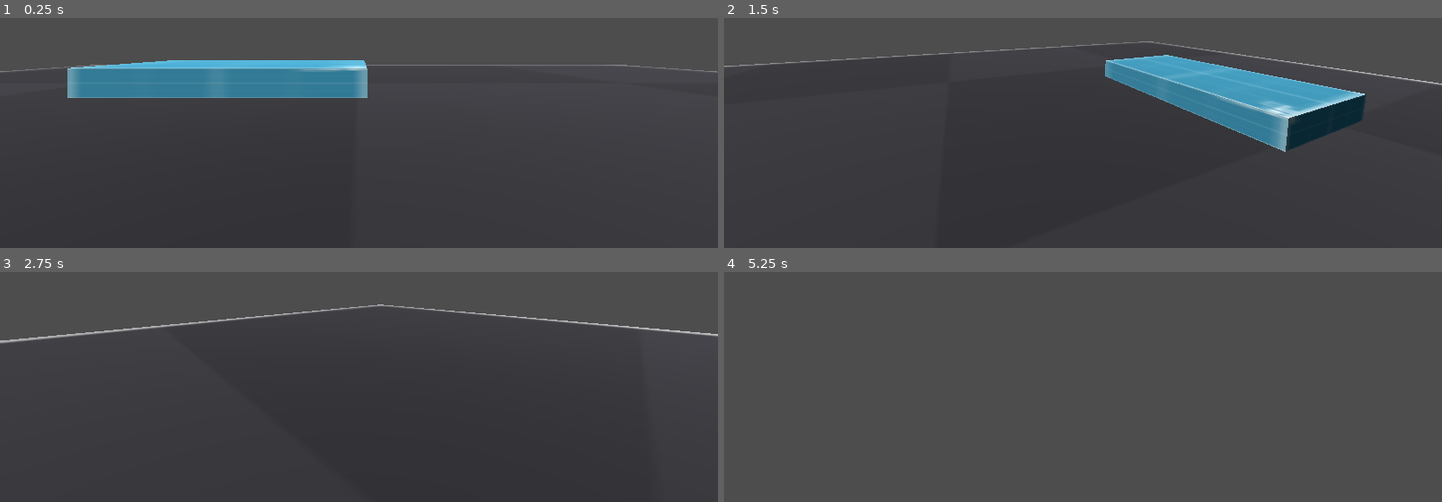
Above: before the commit, frames 1-4 (two rows, left to right).
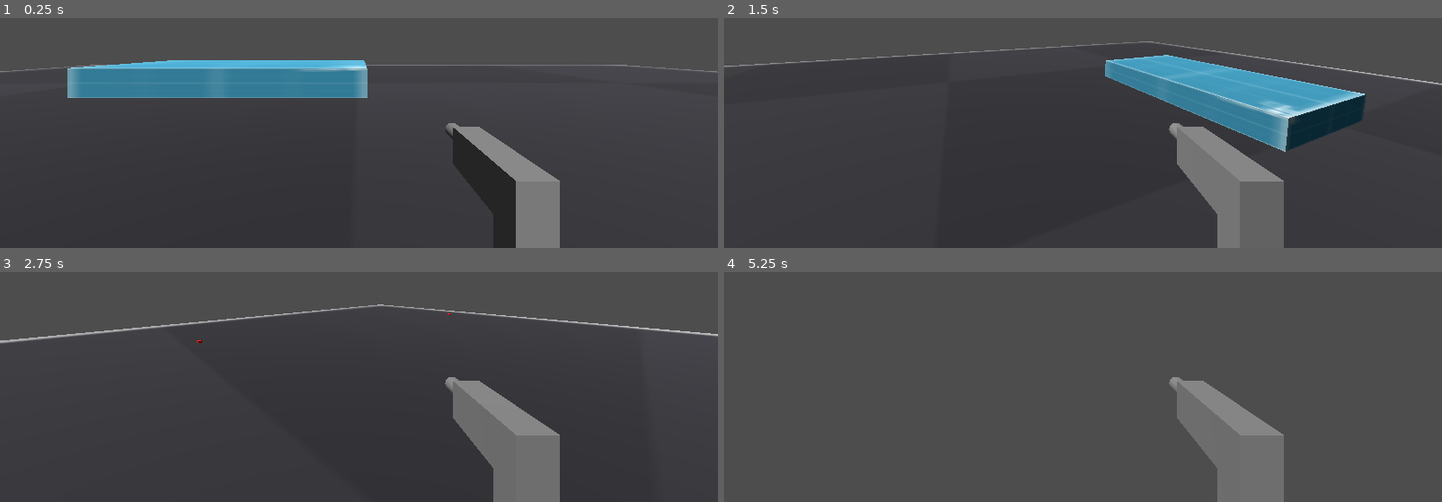
Above: after the commit, the same moments.

Repository: cddatkins/FPSController
Game: Godot game, scene res://Level/level.tscn
Same seed, same stepped clock (60 frames per second), same inputs: the game is played once before the commit and once after it.
Inputs (mouse positions are in pixels of both pictures, inside the frame that each line leads up to):
- Up to frame 1 (0.25 s): no input
- Up to frame 2 (1.5 s): tap Enter at 0.5 s; move the mouse to (1240, 27) at 0.52 s; press the mouse at (1240, 27) at 0.53 s; hold D (right) 0.53-1.28 s; tap Space (jump) at 0.77 s; move the mouse to (1047, 47) at 1.27 s; release the mouse at (1047, 47) at 1.28 s; hold W (up) from 1.28 s (still down); tap Ctrl (crouch) at 1.35 s
- Up to frame 3 (2.75 s): keep holding W (up); tap Space (jump) at 1.52 s; click (323, 301) at 1.55 s; move the mouse to (373, 292) at 2.02 s; hold ` (no_clip) from 2.03 s (still down); click (373, 292) at 2.3 s
- Up to frame 4 (5.25 s): keep holding W (up); move the mouse to (1075, 306) at 2.77 s; release ` (no_clip) at 2.78 s; tap Shift (run) at 2.85 s; tap Space (jump) at 3.02, 3.5, 3.77, 4.52, 5 s; click (1075, 306) at 3.05 s; move the mouse to (1133, 304) at 3.52 s; press the mouse at (1133, 304) at 3.53 s; tap R (reload, bound only after the commit) at 4.15 s; tap Enter at 4.25 s; move the mouse to (1025, 295) at 4.27 s; release the mouse at (1025, 295) at 4.28 s; click (1025, 295) at 4.35 s; move the mouse to (1090, 299) at 5.02 s; hold Ctrl (crouch) from 5.03 s (still down)

The runs differ from the first frame. In frame 1, 4.8% of the frame differs, in the area x 61-78%, y 45-100%; in frame 2, 5.1%; in frame 3, 5.2%, in the area x 27-78%, y 17-100%; in frame 4, 5.1%.
Error after the commit: Invalid call. Nonexistent function 'reload_pressed' in base 'Node3D (Weapon)'. (res://Weapon/WeaponManager.gd:38)

Commit message:
Hitscan & projectile weapon firing logic

Diff:
--- a/Level/level.tscn
+++ b/Level/level.tscn
@@ -31,12 +31,16 @@
 
 [node name="Ground" type="CSGBox3D" parent="."]
 use_collision = true
+collision_layer = 2
+collision_mask = 3
 size = Vector3(50, 0.1, 50)
 material = SubResource("StandardMaterial3D_iincs")
 
 [node name="CSGStairMaker3D" parent="." instance=ExtResource("2_qmtf6")]
 transform = Transform3D(1, 0, 0, 0, 1, 0, 0, 0, 1, 7.045, 1.5, 0.656)
 use_collision = true
+collision_layer = 2
+collision_mask = 3
 size = Vector3(3, 3, 3)
 num_stairs = 10
 
@@ -44,17 +48,23 @@
 transform = Transform3D(0.0165973, 0, -0.99986225, 0, 1, 0, 0.99986225, 0, 0.0165973, -3.6096475, 1.5, 9.91529)
 material_override = SubResource("StandardMaterial3D_d6qko")
 use_collision = true
+collision_layer = 2
+collision_mask = 3
 size = Vector3(6.9003906, 3, 3)
 num_stairs = 0
 
 [node name="CSGBox3D2" type="CSGBox3D" parent="."]
 transform = Transform3D(1, 0, 0, 0, 1, 0, 0, 0, 1, -4.6694803, 0.5751257, -11.266966)
 use_collision = true
+collision_layer = 2
+collision_mask = 3
 size = Vector3(10, 1, 5)
 material = SubResource("StandardMaterial3D_g08bm")
 
 [node name="CSGBox3D" type="CSGBox3D" parent="."]
 transform = Transform3D(1, 0, 0, 0, 1, 0, 0, 0, 1, 9.45042, 1.6057997, 0.83081484)
 use_collision = true
+collision_layer = 2
+collision_mask = 3
 size = Vector3(1, 3, 3.561)
 material = SubResource("StandardMaterial3D_nk1il")
--- a/PlayerController/PlayerController.tscn
+++ b/PlayerController/PlayerController.tscn
@@ -1,8 +1,8 @@
 [gd_scene load_steps=7 format=3 uid="uid://d1divws4ae6yg"]
 
 [ext_resource type="Script" uid="uid://salhfs2pbha6" path="res://PlayerController/PlayerController.gd" id="1_u0xto"]
-[ext_resource type="Script" uid="uid://wi3d03wkj2rm" path="res://Weapon/WeaponController.gd" id="2_2ud5e"]
-[ext_resource type="Resource" uid="uid://d3bxrp5juh13h" path="res://Weapon/Resources/w_Pistol.tres" id="3_ycagd"]
+[ext_resource type="Script" uid="uid://wi3d03wkj2rm" path="res://Weapon/WeaponManager.gd" id="2_2ud5e"]
+[ext_resource type="Resource" uid="uid://d3bxrp5juh13h" path="res://Weapon/Resources/wr_Pistol.tres" id="3_ycagd"]
 
 [sub_resource type="CapsuleShape3D" id="CapsuleShape3D_jyduy"]
 
@@ -11,6 +11,7 @@
 [sub_resource type="BoxMesh" id="BoxMesh_2ud5e"]
 
 [node name="PlayerController" type="CharacterBody3D" node_paths=PackedStringArray("model", "collision", "downward_stair_detector", "upward_stair_detector", "camera_head", "camera_pivot", "camera")]
+collision_mask = 3
 script = ExtResource("1_u0xto")
 model = NodePath("Model")
 collision = NodePath("CollisionShape3D")
@@ -53,8 +54,9 @@
 [node name="DownwardDetector" type="RayCast3D" parent="StairDetectors"]
 target_position = Vector3(0, -0.75, 0)
 
-[node name="WeaponController" type="Node3D" parent="." node_paths=PackedStringArray("player", "camera")]
+[node name="WeaponManager" type="Node3D" parent="." node_paths=PackedStringArray("player", "camera")]
 script = ExtResource("2_2ud5e")
 player = NodePath("..")
+collision_layers = 2
 camera = NodePath("../Head/Pivot/Camera3D")
-current_weapon = ExtResource("3_ycagd")
+current_weapon_resource = ExtResource("3_ycagd")
--- /dev/null
+++ b/Weapon/Bullet.tscn
@@ -0,0 +1,32 @@
+[gd_scene load_steps=5 format=3 uid="uid://cgnxieft3srwy"]
+
+[ext_resource type="Script" uid="uid://c7urtly1lv36l" path="res://Weapon/Projectile.gd" id="1_higbx"]
+
+[sub_resource type="StandardMaterial3D" id="StandardMaterial3D_ll01j"]
+albedo_color = Color(1, 0, 0.24313726, 1)
+emission_enabled = true
+emission = Color(0.6392157, 0, 0, 1)
+emission_energy_multiplier = 5.67
+rim_enabled = true
+rim = 0.36
+rim_tint = 0.47
+
+[sub_resource type="CapsuleMesh" id="CapsuleMesh_164dk"]
+material = SubResource("StandardMaterial3D_ll01j")
+radius = 0.1
+
+[sub_resource type="CapsuleShape3D" id="CapsuleShape3D_gxusm"]
+radius = 0.3
+height = 2.2
+
+[node name="Bullet" type="Area3D"]
+collision_mask = 2
+script = ExtResource("1_higbx")
+
+[node name="MeshInstance3D" type="MeshInstance3D" parent="."]
+transform = Transform3D(1, 0, 0, 0, -4.371139e-08, -1, 0, 1, -4.371139e-08, 0, 0, 0)
+mesh = SubResource("CapsuleMesh_164dk")
+
+[node name="CollisionShape3D" type="CollisionShape3D" parent="."]
+transform = Transform3D(1, 0, 0, 0, -4.371139e-08, -1, 0, 1, -4.371139e-08, 0, 0, 0)
+shape = SubResource("CapsuleShape3D_gxusm")
--- a/Weapon/Models/PistolModel.tscn
+++ b/Weapon/Models/Pistol.tscn
@@ -1,4 +1,6 @@
-[gd_scene load_steps=3 format=3 uid="uid://b4pfvvgsnjnf4"]
+[gd_scene load_steps=4 format=3 uid="uid://b4pfvvgsnjnf4"]
+
+[ext_resource type="Script" uid="uid://kj3qaevx635b" path="res://Weapon/Weapon.gd" id="1_uuvg1"]
 
 [sub_resource type="BoxMesh" id="BoxMesh_5usau"]
 
@@ -8,6 +10,7 @@
 height = 0.35
 
 [node name="Pistol" type="Node3D"]
+script = ExtResource("1_uuvg1")
 
 [node name="MeshInstance3D" type="MeshInstance3D" parent="."]
 transform = Transform3D(0.25, 0, 0, 0, 0.35, 0, 0, 0, 1, 0, 0, 0)
--- /dev/null
+++ b/Weapon/Projectile.gd
@@ -0,0 +1,44 @@
+class_name Projectile
+extends Area3D
+
+var proj_velocity : Vector3
+var proj_damage : int
+var proj_collision_mask: int
+
+func _physics_process(delta: float) -> void:
+	var space_state = get_world_3d().direct_space_state
+	var start_pos = global_position
+	var end_pos = global_position + proj_velocity * delta
+	var query = PhysicsRayQueryParameters3D.create(start_pos, end_pos)
+	var result = space_state.intersect_ray(query)
+	if result:
+		global_position = result.position
+		onBodyEntered(result.collider, result.position, result.normal)
+		return
+	global_position = end_pos
+
+func setup(vel: Vector3, dmg: int, col_mask: int, duration: float = 0) -> void:
+	proj_velocity = vel
+	proj_damage = dmg
+	proj_collision_mask = col_mask
+	collision_mask = col_mask
+	if duration > 0 :
+		get_tree().create_timer(duration).timeout.connect(queue_free)
+	global_basis = Basis.looking_at(proj_velocity, Vector3.UP)
+
+func onBodyEntered(body: Node3D, hit_point: Vector3, hit_normal: Vector3) -> void:
+	spawnImpactMarker(hit_point)
+	print("Hit: ", body.name, " at ", hit_point)
+	queue_free()
+
+func spawnImpactMarker(spwn_position: Vector3) -> void :
+	var marker = MeshInstance3D.new()
+	var box = BoxMesh.new()
+	box.size = Vector3.ONE * 0.1
+	marker.mesh = box
+	var material = StandardMaterial3D.new()
+	material.albedo_color = Color.RED
+	marker.set_surface_override_material(0, material)
+	get_tree().current_scene.add_child(marker)
+	marker.global_position = spwn_position
+	get_tree().create_timer(2.0).timeout.connect(marker.queue_free)
--- a/Weapon/Resources/w_Pistol.tres
+++ /dev/null
@@ -1,12 +0,0 @@
-[gd_resource type="Resource" script_class="Weapon" load_steps=3 format=3 uid="uid://d3bxrp5juh13h"]
-
-[ext_resource type="Script" uid="uid://djmg3ekm2ul56" path="res://Weapon/Weapon.gd" id="1_60bgr"]
-[ext_resource type="PackedScene" uid="uid://b4pfvvgsnjnf4" path="res://Weapon/Models/PistolModel.tscn" id="2_1adlu"]
-
-[resource]
-script = ExtResource("1_60bgr")
-weapon_name = "Pistol"
-weapon_model = ExtResource("2_1adlu")
-weapon_position = Vector3(0.5079983, -0.47000003, -1)
-weapon_scale = Vector3(0.5, 0.5, 0.5)
-metadata/_custom_type_script = "uid://djmg3ekm2ul56"
--- /dev/null
+++ b/Weapon/Resources/wr_Pistol.tres
@@ -0,0 +1,15 @@
+[gd_resource type="Resource" script_class="WeaponResource" load_steps=4 format=3 uid="uid://d3bxrp5juh13h"]
+
+[ext_resource type="Script" uid="uid://djmg3ekm2ul56" path="res://Weapon/WeaponResource.gd" id="1_06iat"]
+[ext_resource type="PackedScene" uid="uid://cgnxieft3srwy" path="res://Weapon/Bullet.tscn" id="1_6x5cw"]
+[ext_resource type="PackedScene" uid="uid://b4pfvvgsnjnf4" path="res://Weapon/Models/Pistol.tscn" id="2_6x5cw"]
+
+[resource]
+script = ExtResource("1_06iat")
+weapon_name = "Pistol"
+weapon_scn = ExtResource("2_6x5cw")
+weapon_position = Vector3(0.5079983, -0.47000003, -1)
+weapon_scale = Vector3(0.5, 0.5, 0.5)
+projectile = ExtResource("1_6x5cw")
+projectile_duration = 3.0
+metadata/_custom_type_script = "uid://djmg3ekm2ul56"
--- a/Weapon/Weapon.gd
+++ b/Weapon/Weapon.gd
@@ -1,17 +1,108 @@
 class_name Weapon
-extends Resource
+extends Node
 
-@export var weapon_name : String = "Weapon"
-@export var weapon_model : PackedScene
-@export var weapon_position : Vector3
-@export var weapon_rotation : Vector3
-@export var weapon_scale : Vector3 = Vector3.ONE
-@export var damage : int = 1
-@export var auto_fire : bool = false
-@export var fire_rate : float = 0.2
-@export var max_ammo : int = 100
-@export var clip_size : int =  8
-@export var is_hitscan : bool = true
-@export var hitscan_range : float = 30.0
-@export var projectile : PackedScene
-@export var projectile_speed : float = 20.0
+var _manager : WeaponManager
+var _resource : WeaponResource
+var _current_ammo : int = 0
+var _reserve_ammo : int = 999
+var _last_fire_time : float = -INF
+var _trigger_down : bool = false
+
+func _process(delta: float) -> void:
+	if _resource.auto_fire: onTriggerDown()
+
+func onEquip(manager: WeaponManager) -> void:
+	_manager = manager
+	_resource = manager.current_weapon_resource
+	_current_ammo = _resource.clip_size
+	_reserve_ammo = _resource.max_reserve_ammo
+
+func onUnequip() -> void:
+	_manager = null
+
+func triggerPressed(enabled: bool) -> void:
+	if _trigger_down != enabled:
+		_trigger_down = enabled
+		if _trigger_down:
+			onTriggerDown()
+		else:
+			onTriggerUp()
+
+func onTriggerDown() -> void:
+	if canFire():
+		fire()
+	elif _current_ammo == 0:
+		reloadPressed()
+
+func onTriggerUp() -> void:
+	pass
+
+func canFire() -> bool:
+	var rate_available = Time.get_ticks_msec() - _last_fire_time >= _resource.fire_rate_ms
+	var ammo_available = _current_ammo > 0
+	return rate_available && ammo_available
+
+func getReloadAmount() -> int:
+	var clip_amount = _resource.clip_size - _current_ammo
+	var amount = min(clip_amount, _reserve_ammo)
+	return amount
+
+func fire():
+	if _resource.is_hitscan:
+		performHitscan()
+	else:
+		spawnProjectile()
+	_last_fire_time = Time.get_ticks_msec()
+	_current_ammo -= 1
+
+func performHitscan() -> void:
+	var camera = _manager.camera
+	if !camera : return
+	var space_state = camera.get_world_3d().direct_space_state
+	var from = camera.global_position
+	var forward = -camera.global_basis.z
+	var to = from + forward * _resource.hitscan_range
+	var query = PhysicsRayQueryParameters3D.create(from, to, _manager.collision_layers)
+	var result = space_state.intersect_ray(query)
+	if result :
+		print("Hit: ", result.collider.name, " at ", result.position)
+		spawnImpactMarker(result.position)
+
+func spawnImpactMarker(position: Vector3) -> void :
+	var marker = MeshInstance3D.new()
+	var box = BoxMesh.new()
+	box.size = Vector3.ONE * 0.1
+	marker.mesh = box
+	var material = StandardMaterial3D.new()
+	material.albedo_color = Color.RED
+	marker.set_surface_override_material(0, material)
+	get_tree().current_scene.add_child(marker)
+	marker.global_position = position
+	get_tree().create_timer(2.0).timeout.connect(marker.queue_free)
+
+
+func spawnProjectile() -> void:
+	if !_resource.projectile: return
+	if !_manager.camera : return
+	var camera = _manager.camera
+	var projectile = _resource.projectile.instantiate() as Projectile
+	get_tree().current_scene.add_child(projectile)
+	projectile.global_position = camera.global_position
+	var forward = -camera.global_transform.basis.z
+	var velocity = forward * _resource.projectile_speed
+	#projectile.global_transform.basis = Basis.looking_at(forward, Vector3.UP)
+	projectile.setup(velocity, _resource.damage, _manager.collision_layers, _resource.projectile_duration)
+
+func reloadPressed() -> void:
+	#play reload animation & once finished call reload
+	reload()
+
+func reload() -> void:
+	var reload_amount = getReloadAmount()
+	var clip_size = _resource.clip_size
+	if reload_amount < 0: return
+	elif clip_size == INF || _current_ammo == INF:
+		_current_ammo = clip_size
+	else:
+		_current_ammo += reload_amount
+		_reserve_ammo -= reload_amount
--- a/Weapon/WeaponController.gd
+++ /dev/null
@@ -1,49 +0,0 @@
-class_name  WeaponController
-extends Node3D
-
-@export var player : PlayerController
-@export var camera : Camera3D
-
-@export var current_weapon : Weapon
-
-var fire_pressed : bool = false
-var fire_held : bool = false
-var reload_pressed : bool = false
-
-
-var _current_weapon_model : Node3D
-var _current_ammo : int = 0
-
-var _last_fire_time : float = -INF
-
-func _ready() -> void:
-	equipWeapon(current_weapon)
-
-func _process(delta: float) -> void:
-	handleInput()
-
-func _physics_process(delta: float) -> void:
-	pass
-
-func handleInput() -> void :
-	fire_pressed = Input.is_action_just_pressed("fire")
-	fire_held = Input.is_action_pressed("fire")
-	reload_pressed = Input.is_action_just_pressed("reload")
-func equipWeapon(weapon : Weapon) -> void :
-	if weapon == null || current_weapon == weapon: return
-	current_weapon = weapon
-	createWeaponModel()
-	_current_ammo = current_weapon.max_ammo
-
-func createWeaponModel() -> void :
-	if current_weapon == null || current_weapon.weapon_model == null: return
-	if _current_weapon_model:
-		_current_weapon_model.queue_free()
-	_current_weapon_model = current_weapon.weapon_model.instantiate()
-	camera.add_child(_current_weapon_model)
-	_current_weapon_model.position = current_weapon.weapon_position
-	_current_weapon_model.scale = current_weapon.weapon_scale
-	_current_weapon_model.rotation_degrees = current_weapon.weapon_rotation
-
-func canFire() -> bool :
-	return _current_ammo > 0
--- /dev/null
+++ b/Weapon/WeaponManager.gd
@@ -0,0 +1,54 @@
+class_name  WeaponManager
+extends Node3D
+
+@export var player : PlayerController
+@export_flags_3d_physics var collision_layers
+@export var camera : Camera3D
+@export var allow_shoot : bool = true
+@export var current_weapon_resource : WeaponResource
+
+var _fire_pressed : bool = false
+var _fire_held : bool = false
+var _reload_pressed : bool = false
+
+var _current_weapon : Weapon
+
+func _ready() -> void:
+	equipWeapon(current_weapon_resource)
+
+func _process(delta: float) -> void:
+	handleInput()
+	handleCurrentWeapon()
+
+func _physics_process(delta: float) -> void:
+	pass
+
+func handleInput() -> void:
+	_fire_pressed = Input.is_action_just_pressed("fire")
+	_fire_held = Input.is_action_pressed("fire")
+	_reload_pressed = Input.is_action_just_pressed("reload")
+
+func handleCurrentWeapon() -> void:
+	if _current_weapon && is_inside_tree() && Input.get_mouse_mode() == Input.MOUSE_MODE_CAPTURED:
+		if _fire_pressed && allow_shoot:
+			_current_weapon.triggerPressed(true)
+		elif !_fire_held:
+			_current_weapon.triggerPressed(false)
+		if _reload_pressed:
+			_current_weapon.reload_pressed()
+
+func equipWeapon(weapon : WeaponResource) -> void:
+	if weapon == null: return
+	current_weapon_resource = weapon
+	createWeapon()
+	_current_weapon.onEquip(self)
+
+func createWeapon() -> void :
+	if current_weapon_resource == null || current_weapon_resource.weapon_scn == null: return
+	if _current_weapon:
+		_current_weapon.queue_free()
+	_current_weapon = current_weapon_resource.weapon_scn.instantiate() as Weapon
+	camera.add_child(_current_weapon)
+	_current_weapon.position = current_weapon_resource.weapon_position
+	_current_weapon.scale = current_weapon_resource.weapon_scale
+	_current_weapon.rotation_degrees = current_weapon_resource.weapon_rotation
--- /dev/null
+++ b/Weapon/WeaponResource.gd
@@ -0,0 +1,24 @@
+class_name WeaponResource
+extends Resource
+@export var weapon_name : String = "Weapon"
+@export var weapon_scn : PackedScene
+@export var weapon_position : Vector3
+@export var weapon_rotation : Vector3
+@export var weapon_scale : Vector3 = Vector3.ONE
+
+@export_category("Weapon Logic")
+@export var damage : int = 1
+@export var auto_fire : bool = false
+@export var fire_rate_ms : float = 0.2
+@export var clip_size : int =  8
+@export var max_reserve_ammo : int = 999
+@export var is_hitscan : bool = true
+@export var hitscan_range : float = 30.0
+@export var projectile : PackedScene
+@export var projectile_speed : float = 20.0
+@export var projectile_duration: float = -1
+
+@export_category("Weapon Audio")
+@export var shoot_sound : AudioStream
+@export var reload_sound : AudioStream
+@export var unholster_sound : AudioStream
--- a/project.godot
+++ b/project.godot
@@ -88,3 +88,13 @@
 , Object(InputEventJoypadButton,"resource_local_to_scene":false,"resource_name":"","device":-1,"button_index":1,"pressure":0.0,"pressed":false,"script":null)
 ]
 }
+fire={
+"deadzone": 0.2,
+"events": [Object(InputEventMouseButton,"resource_local_to_scene":false,"resource_name":"","device":-1,"window_id":0,"alt_pressed":false,"shift_pressed":false,"ctrl_pressed":false,"meta_pressed":false,"button_mask":0,"position":Vector2(0, 0),"global_position":Vector2(0, 0),"factor":1.0,"button_index":1,"canceled":false,"pressed":false,"double_click":false,"script":null)
+]
+}
+reload={
+"deadzone": 0.2,
+"events": [Object(InputEventKey,"resource_local_to_scene":false,"resource_name":"","device":-1,"window_id":0,"alt_pressed":false,"shift_pressed":false,"ctrl_pressed":false,"meta_pressed":false,"pressed":false,"keycode":0,"physical_keycode":82,"key_label":0,"unicode":114,"location":0,"echo":false,"script":null)
+]
+}
Not shown, added: Weapon/Projectile.gd.uid
Not shown, changed: Weapon/Weapon.gd.uid
Renamed: Weapon/WeaponController.gd.uid -> Weapon/WeaponManager.gd.uid
Not shown, added: Weapon/WeaponResource.gd.uid
